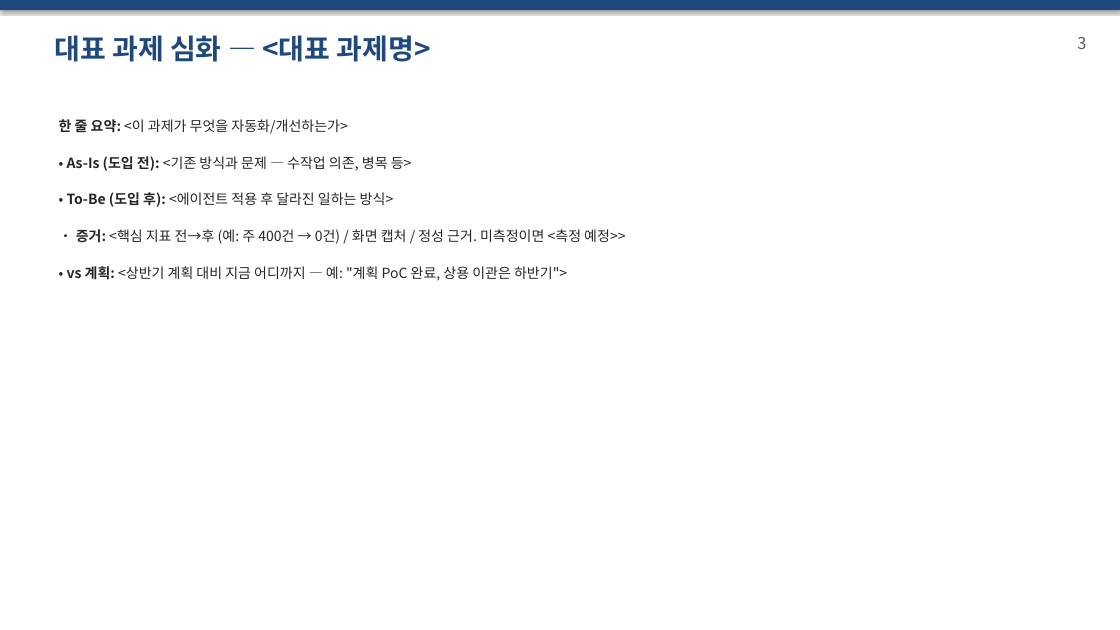
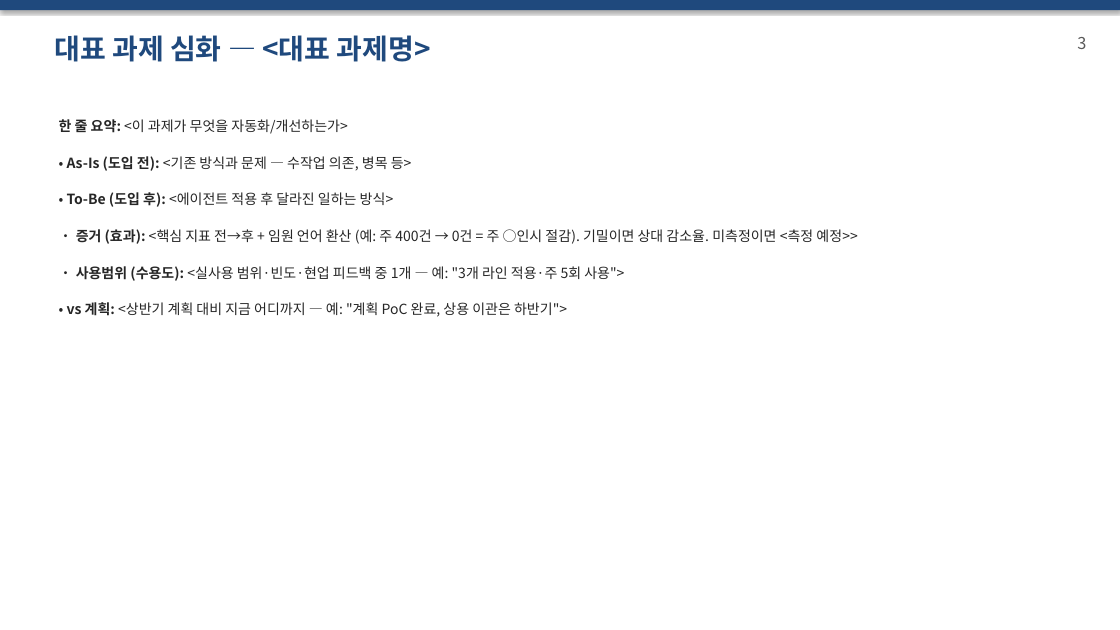
Before and after one commit to DarrenKoi/pm_notes, a slide deck: slide 3 of my-task/report-template-ai-agent/템플릿_빈서식.pptx. Drawn at 1120x630 pixels with LibreOffice and Linux fonts; fonts in the diff are those of the drawing. Boxes give left, top, right and bottom in pixels: in the first picture for what was removed or moved away, otherwise in the second. Text is boxed around its words. In the diff, an @@ line names an element or a change of style, - is before the commit and + after.

```diff
--- a/my-task/report-template-ai-agent/템플릿_빈서식.pptx
+++ b/my-task/report-template-ai-agent/템플릿_빈서식.pptx
@@ text at (x1=76, y1=229, x2=857, y2=244): text changed @@
-• 증거: <핵심 지표 전→후 (예: 주 400건 → 0건) / 화면 캡처 / 정성 근거. 미측정이면 <측정 예정>>
+• 증거 (효과): <핵심 지표 전→후 + 임원 언어 환산 (예: 주 400건 → 0건 = 주 ○인시 절감). 기밀이면 상대 감소율. 미측정이면 <측정 예정>>
@@ text added at (x1=76, y1=266, x2=624, y2=281), 12 pt, text #262626 @@
+• 사용범위 (수용도): <실사용 범위·빈도·현업 피드백 중 1개 — 예: "3개 라인 적용·주 5회 사용">
@@ text "• vs 계획: <상반기 계획 ..." moved from (x1=67, y1=266, x2=567, y2=281) to (x1=67, y1=302, x2=567, y2=317) @@
```
Also in this commit, not shown: 2 other slides changed, 1 slide added, 4 other files.
